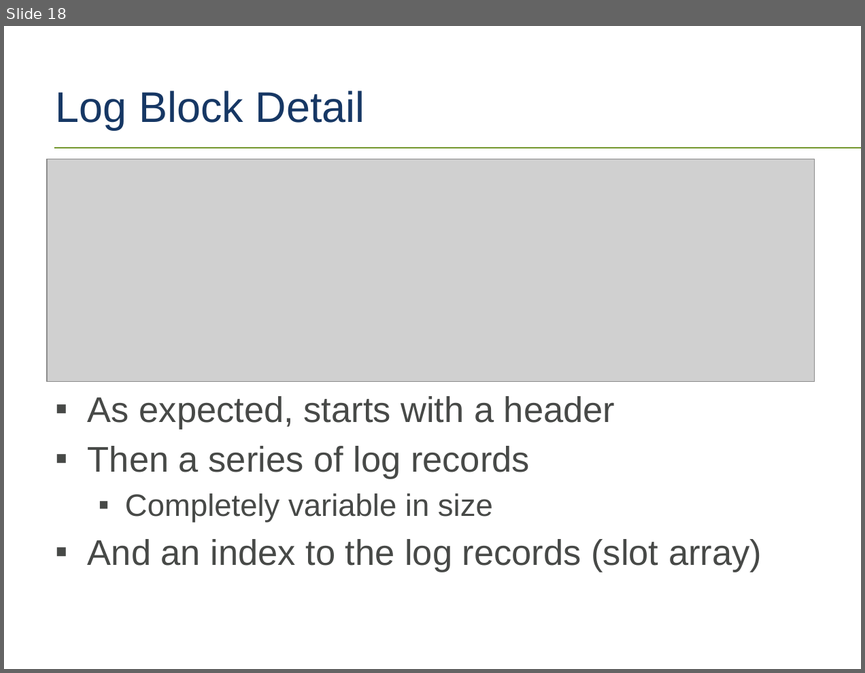
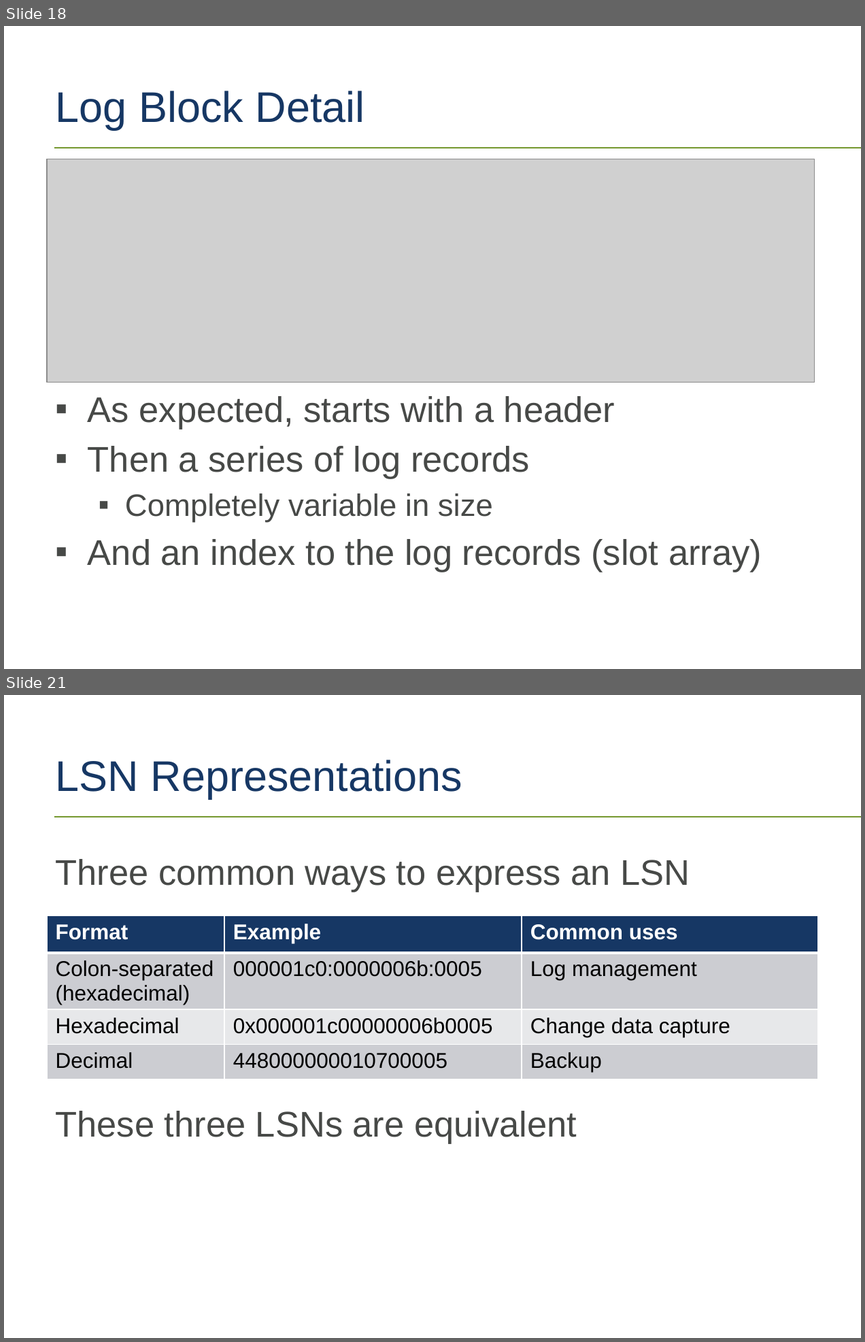
Before and after one commit to tf3604/LogFilePresentation, a slide deck: TransactionLog.pptx. Shown one above the other, each under a label of ours: slide 18 before the commit, slides 18 and 21 after it; the slides between them are not shown. The pictures are 865x673 and 865x1342 pixels, drawn with LibreOffice and Linux fonts; fonts in the diff are those of the drawing; grey boxes stand for pictures; background and template pictures are left out. Boxes give left, top, right and bottom in pixels: in the first picture for what was removed or moved away, otherwise in the second. Text is boxed around its words. In the diff, an @@ line names an element or a change of style, - is before the commit and + after.

```diff
--- a/TransactionLog.pptx
+++ b/TransactionLog.pptx
@@ slide 21 added at (4,695,861,1338), background #FFFFFF; not listed: 1 template element that a slide beside it also shows @@
@@ title added at (56,760,463,799), 36 pt, text #163764 @@
+LSN Representations
@@ text added at (56,859,689,892), 30 pt, text #474947 @@
+Three common ways to express an LSN
@@ table added at (47,915,818,1083), 4 rows, 3 columns @@
+Format | Example | Common uses
+Colon-separated (hexadecimal) | 000001c0:0000006b:0005 | Log management
+Hexadecimal | 0x000001c00000006b0005 | Change data capture
+Decimal | 448000000010700005 | Backup
@@ text added at (56,1110,577,1144), 30 pt, text #474947 @@
+These three LSNs are equivalent
```
Also in this commit, not shown: 1 slide changed, 5 other slides added, 1 other file.
